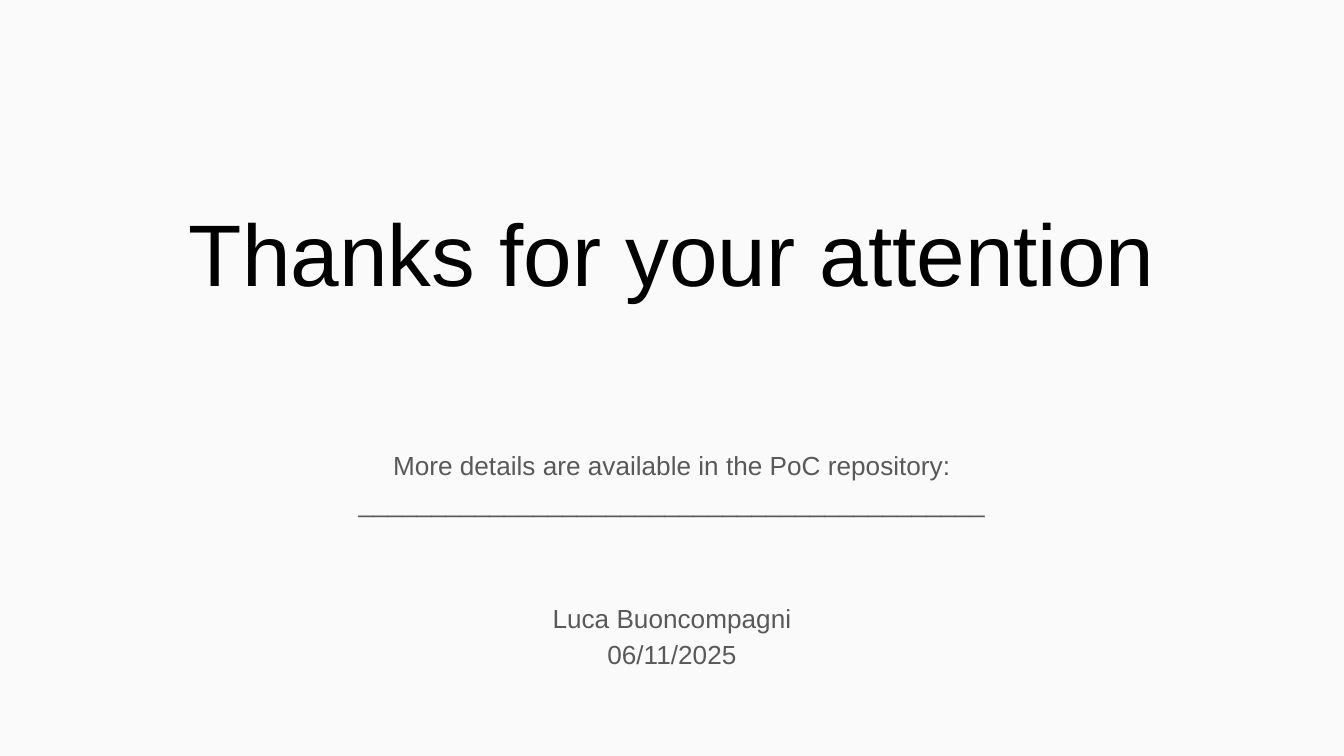
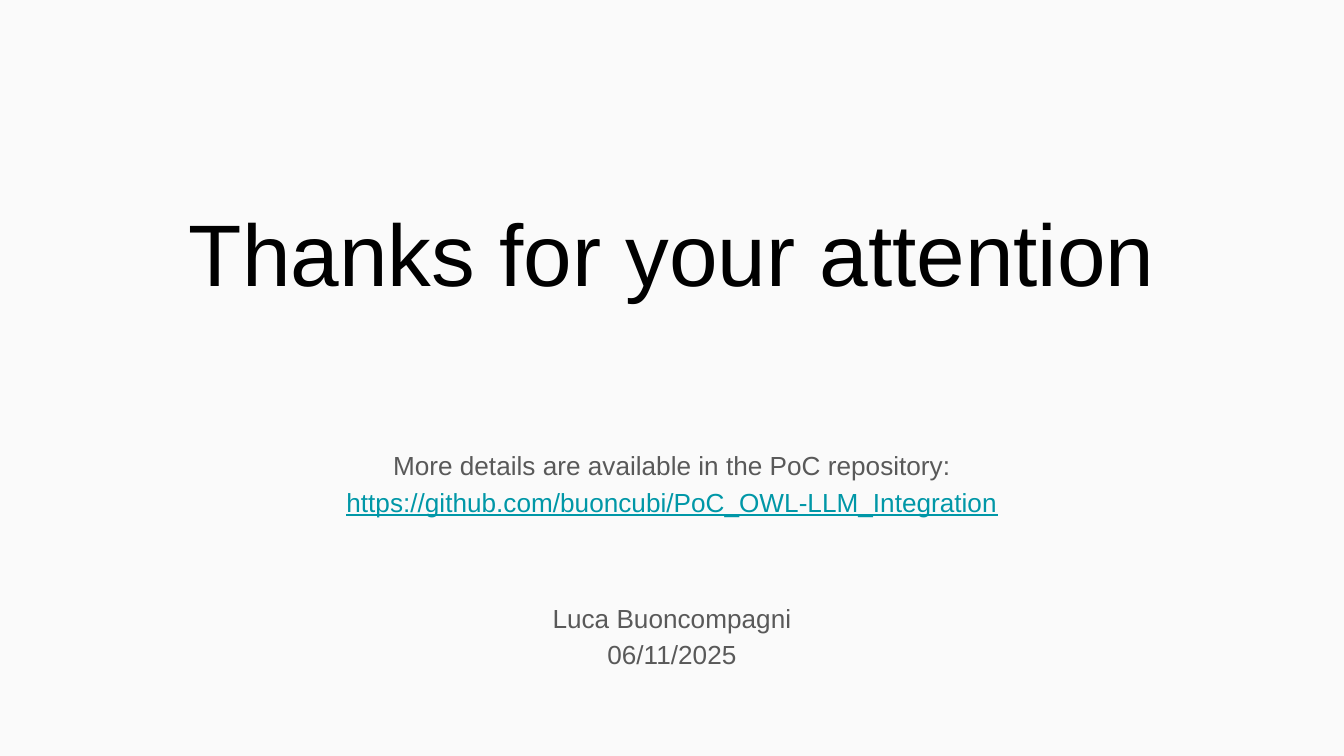
Before and after one commit to buoncubi/PoC_OWL-LLM_Integration, a slide deck: slide 7 of presentation/Ontology-LLM Integration PoC.pptx. Drawn at 1344x756 pixels with LibreOffice and Linux fonts; fonts in the diff are those of the drawing. Boxes give left, top, right and bottom in pixels: in the first picture for what was removed or moved away, otherwise in the second. Text is boxed around its words. In the diff, an @@ line names an element or a change of style, - is before the commit and + after.

```diff
--- a/presentation/Ontology-LLM Integration PoC.pptx
+++ b/presentation/Ontology-LLM Integration PoC.pptx
@@ text at (346, 456, 996, 517): text changed; text colour #595959 to #0097A7 @@
-More details are available in the PoC repository:
-___________________________________________
+More details are available in the PoC repository:
+https://github.com/buoncubi/PoC_OWL-LLM_Integration
```
Also in this commit, not shown: 1 other slide changed, 1 other file.
